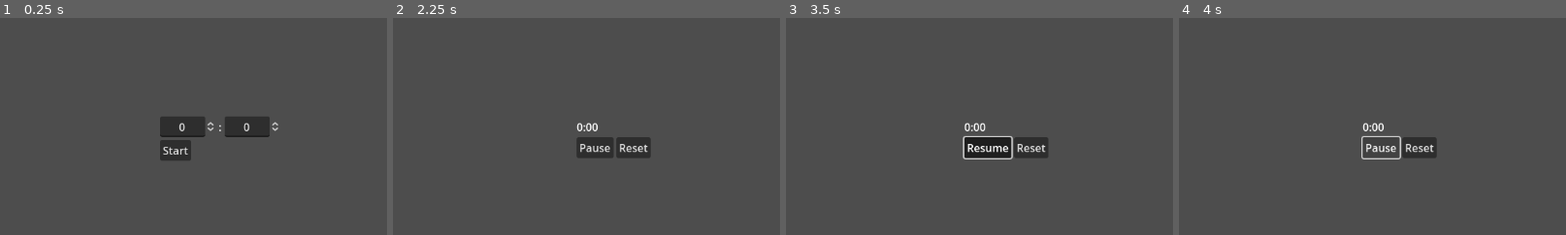
Above: before the commit, frames 1-4 (left to right).
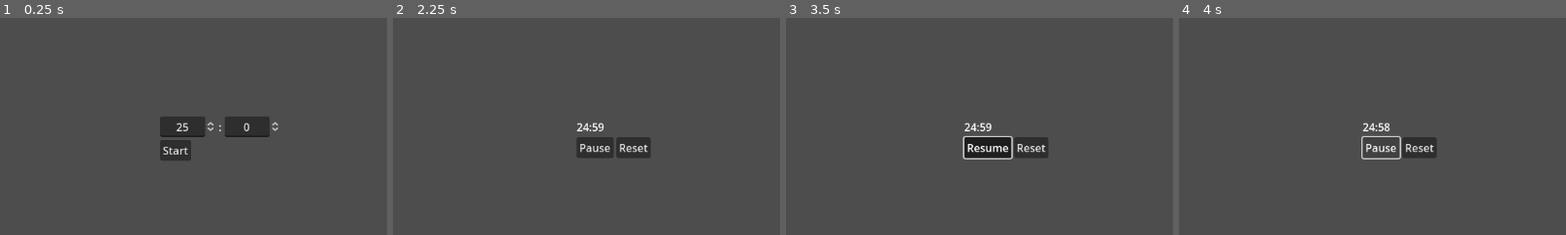
Above: after the commit, the same moments.

Repository: philnewberryls/godotoro
Game: Godot game, scene res://main.tscn
The game is run twice, just before and just after one commit, with the same random seed, the same clock (stepped at 60 frames per second) and the same inputs.
Inputs:
- Up to frame 1 (0.25 s): no input
- Up to frame 2 (2.25 s): click "Start" at 0.5 s; click "Reset" at 1.25 s; click "Start" at 2 s
- Up to frame 3 (3.5 s): click "Pause" at 2.75 s
- Up to frame 4 (4 s): click "Resume" at 3.5 s
The pictures show only the part of the screen within x 22-71%, y 22-72%; the shares and areas given below are measured in that part.

The runs differ from the first frame. In frame 1, less than 0.1% of the frame differs, in the area x 45-49%, y 48-53%; in frame 2, 0.2%, in the area x 47-55%, y 48-53%; in frame 3, 0.2%; in frame 4, 0.2%.

Commit message:
Timer now starts prepared with default time

Diff:
--- a/main.gd
+++ b/main.gd
@@ -14,6 +14,7 @@
 	timer_interface.timer_pause_requested.connect(_pause_timer)
 	timer_interface.timer_resume_requested.connect(_resume_timer)
 	timer_interface.timer_reset_requested.connect(_reset_timer)
+	timer_interface.update_setup_fields(default_start_time_in_seconds)
 
 func _process(_delta):
 	if not active_timer.is_stopped():
--- a/timer_interface/timer_interface.gd
+++ b/timer_interface/timer_interface.gd
@@ -18,7 +18,7 @@
 @export var timer_setup_seconds: SpinBox
 @export var timer_display: Label
 
-var default_time_to_display_in_seconds: int = 60 * 25 # Overriden from main
+var default_time_to_display_in_seconds: int = 60 * 25
 
 func _on_start_button_button_up():
 	new_timer_start_requested.emit(timer_setup_minutes.value, timer_setup_seconds.value)
@@ -36,7 +36,13 @@
 func _on_reset_timer_button_button_up():
 	timer_reset_requested.emit()
 	_switch_displayed_buttons(button_display_states.TIMER_READY)
-	update_timer_display(default_time_to_display_in_seconds)
+	update_setup_fields(default_time_to_display_in_seconds)
+
+
+func update_setup_fields(time_total_in_seconds: float):
+	var time_total: int = floor(time_total_in_seconds)
+	timer_setup_minutes.value = time_total / 60
+	timer_setup_seconds.value = time_total - (timer_setup_minutes.value * 60)
 
 
 func update_timer_display(time_left: float):
